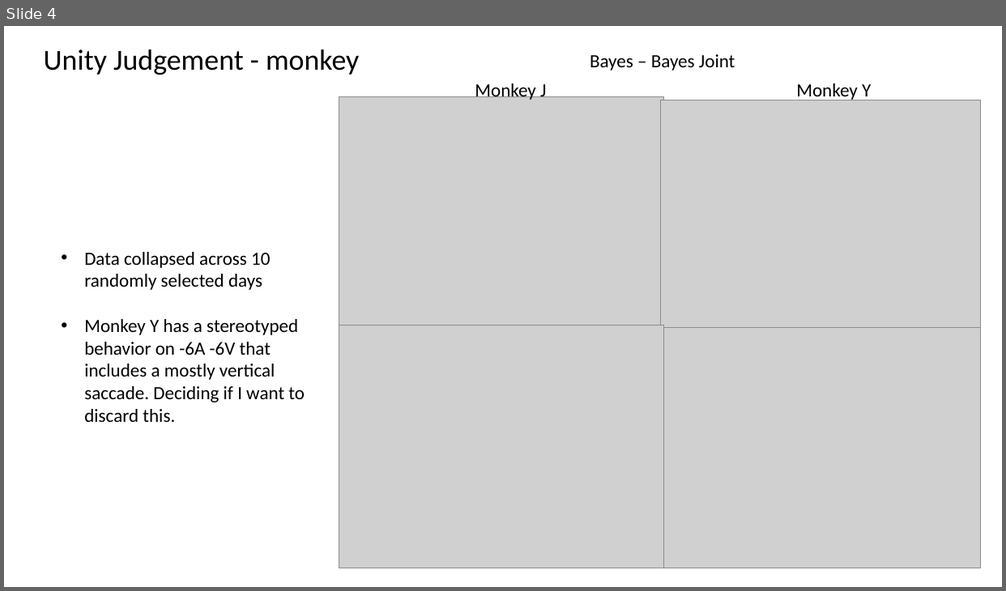
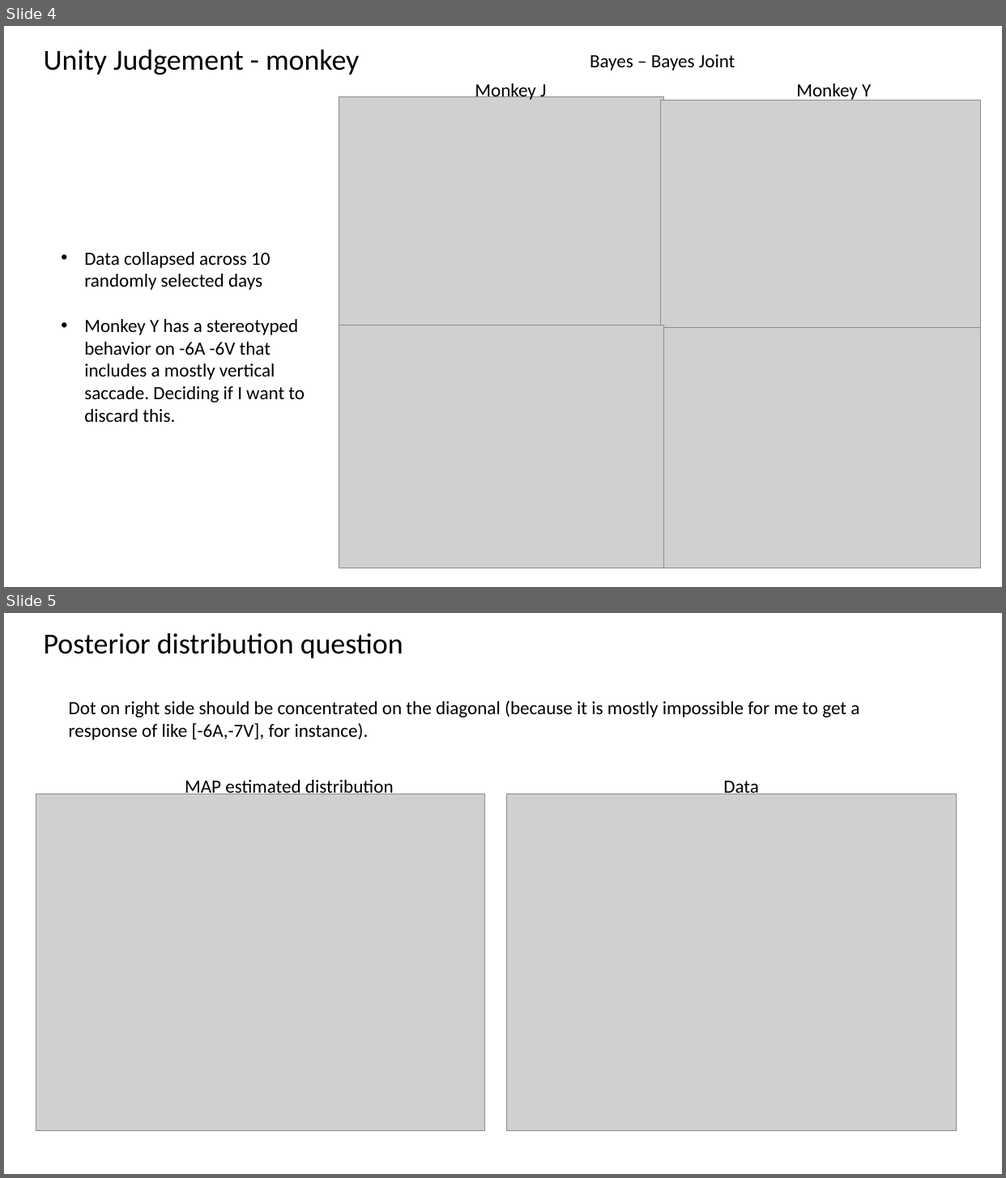
Before and after one commit to jmohl/CI_behavioral, a slide deck: doc/model_summary_4_16_19.pptx. Shown one above the other, each under a label of ours: slide 4 before the commit, slides 4 and 5 after it. The pictures are 1006x591 and 1006x1178 pixels, drawn with LibreOffice and Linux fonts; fonts in the diff are those of the drawing; grey boxes stand for pictures. Boxes give left, top, right and bottom in pixels: in the first picture for what was removed or moved away, otherwise in the second. Text is boxed around its words. In the diff, an @@ line names an element or a change of style, - is before the commit and + after.

```diff
--- a/doc/model_summary_4_16_19.pptx
+++ b/doc/model_summary_4_16_19.pptx
@@ slide 5 added at (x1=4, y1=613, x2=1002, y2=1174), background #FFFFFF @@
@@ title added at (x1=44, y1=633, x2=403, y2=658), 28 pt, text #000000 @@
+Posterior distribution question
@@ text added at (x1=69, y1=700, x2=859, y2=740), 18 pt, text #000000 @@
+Dot on right side should be concentrated on the diagonal (because it is mostly impossible for me to get a response of like [-6A,-7V], for instance).
@@ text added at (x1=185, y1=780, x2=394, y2=794), 18 pt, text #000000 @@
+MAP estimated distribution
@@ text added at (x1=723, y1=781, x2=759, y2=794), 18 pt, text #000000 @@
+Data
@@ picture added at (x1=36, y1=794, x2=485, y2=1131) @@
@@ picture added at (x1=507, y1=794, x2=957, y2=1131) @@
```
Also in this commit, not shown: 2 slides changed, 1 slide removed, 6 other files.
